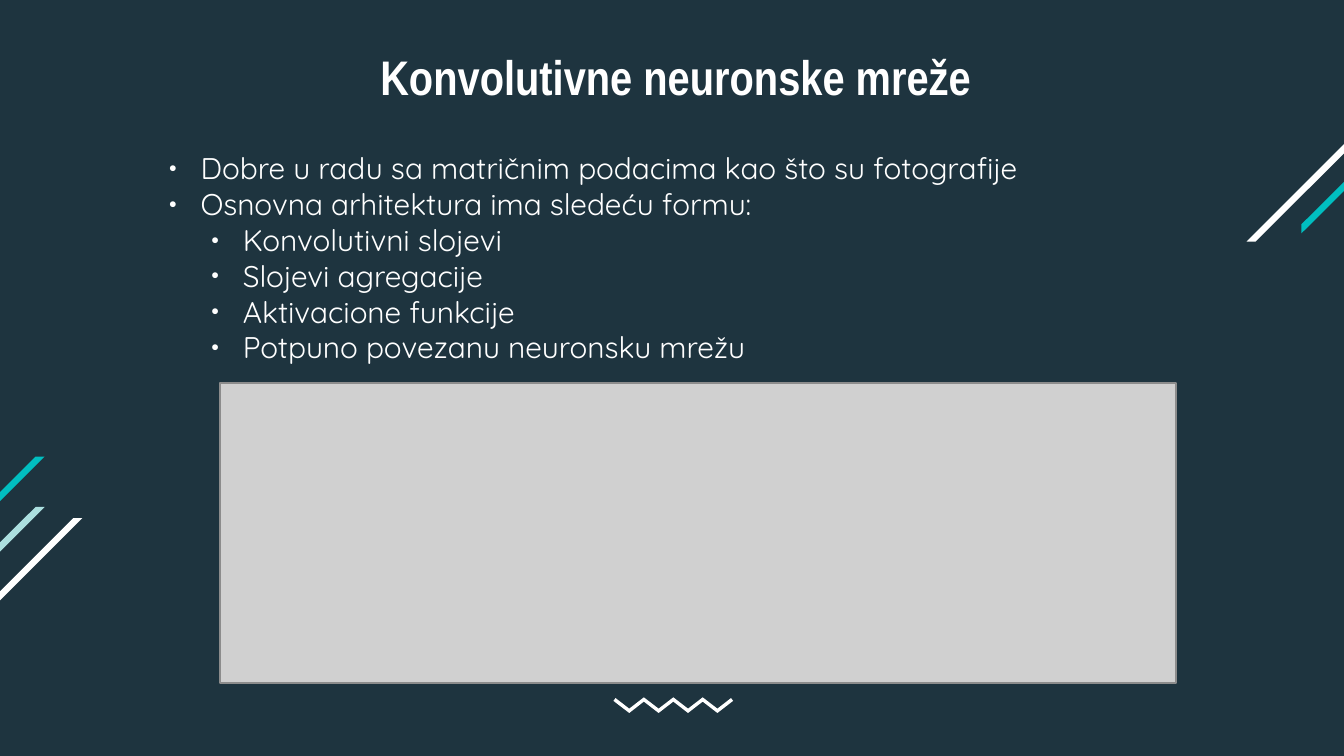
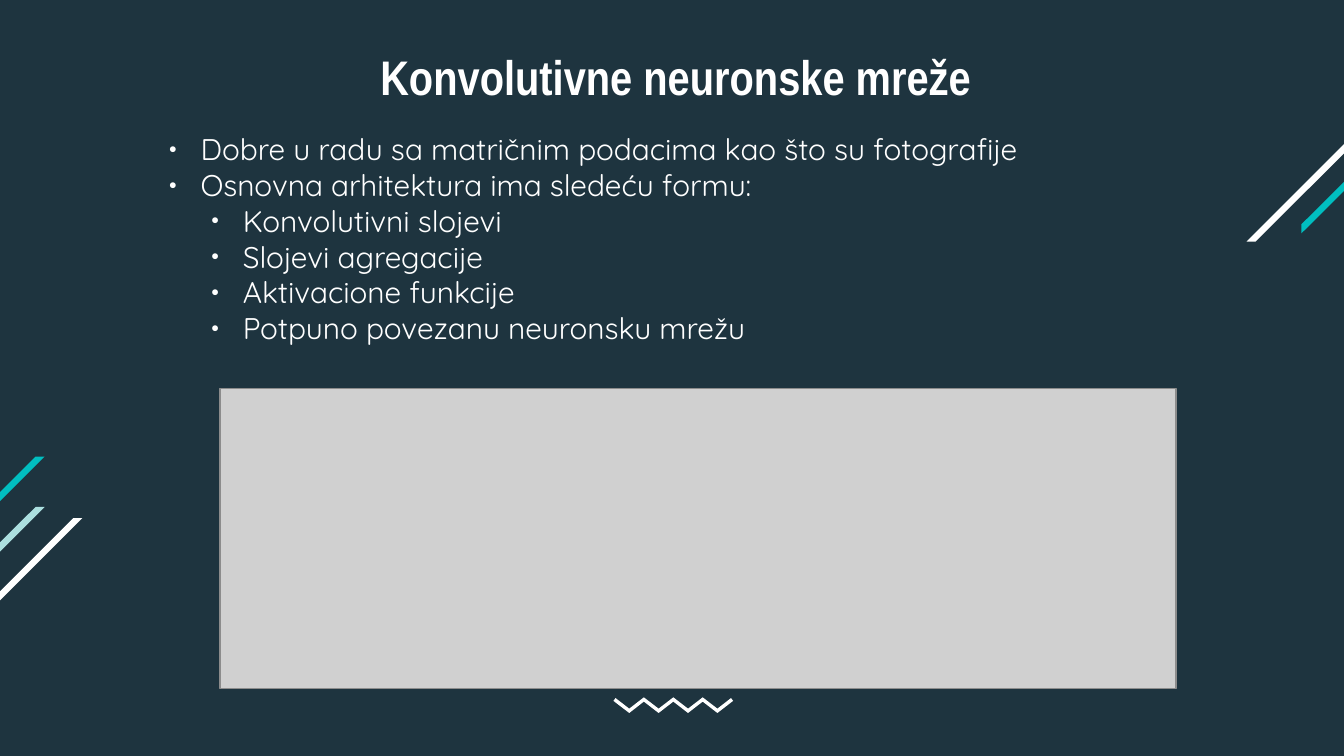
Before and after one commit to milica-vucic/ci-hand-gesture-recognition, a slide deck: slide 8 of PrepoznavanjeGestikulacija.pptx. Drawn at 1344x756 pixels with LibreOffice and Linux fonts; fonts in the diff are those of the drawing; grey boxes stand for pictures. Boxes give left, top, right and bottom in pixels: in the first picture for what was removed or moved away, otherwise in the second. Text is boxed around its words. In the diff, an @@ line names an element or a change of style, - is before the commit and + after.

```diff
--- a/PrepoznavanjeGestikulacija.pptx
+++ b/PrepoznavanjeGestikulacija.pptx
@@ text "Dobre u radu sa matričnim ...": place and size @@
-text "Dobre u radu sa matričnim ..." at [201,157,1017,364]
+text "Dobre u radu sa matričnim ..." at [201,138,1017,345]
@@ picture: place and size @@
-picture at [220,383,1176,683]
+picture at [220,388,1176,688]
```
Also in this commit, not shown: 1 other slide changed.
